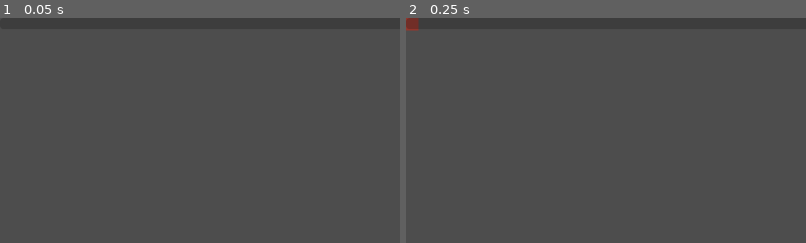
Above: before the commit, frames 1-2 (left to right).
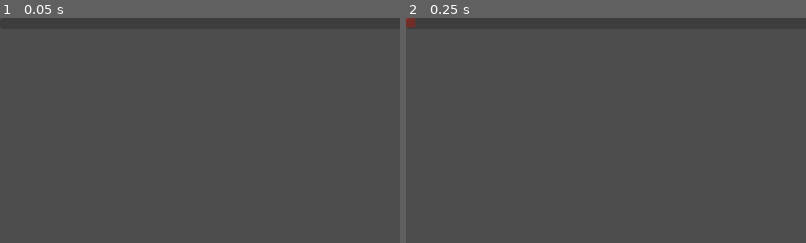
Above: after the commit, the same moments.

Repository: storyoftime66/ColorSurvivor
Game: Godot game, scene res://weapons/blood_stains/blood_stains.tscn
Same seed, same stepped clock (60 frames per second), same inputs: the game is played once before the commit and once after it. This scene is started directly instead of the project's main scene. The engine's default icon, where the game draws it, is replaced by a stand-in: a white triangle on a blue panel in a dark square.
Inputs:
- Up to frame 1 (0.05 s): no input
- Up to frame 2 (0.25 s): no input
The pictures show only the part of the screen within x 0-50%, y 0-50%; the shares and areas given below are measured in that part.

Frame 1 is identical in both runs. In frame 2, 0.1% of the frame differs, in the area x 0-4%, y 0-6%.
Error in both runs: Compile Error: Identifier not found: velocity (res://characters/player/player_character.gd:43)

Commit message:
血迹武器添加升级信息

Diff:
--- a/characters/enemies/base_enemy.gd
+++ b/characters/enemies/base_enemy.gd
@@ -2,7 +2,7 @@
 # 敌人基类
 
 @export var attack_damage: float = 5.0			## 攻击伤害
-@export var xp_amount: float = 1.0		## 经验值
+@export var xp_amount: float = 5.0		## 经验值
 
 @onready var attack_timer := $AttackTimer as Timer
 @onready var character_comp := $CharacterComponent as CharacterComponent
--- a/characters/enemies/base_enemy.tscn
+++ b/characters/enemies/base_enemy.tscn
@@ -33,7 +33,7 @@
 autostart = true
 
 [node name="CharacterComponent" parent="." instance=ExtResource("2_oy8y4")]
-max_health = 50.0
+max_health = 10.0
 
 [connection signal="body_entered" from="AttackRange" to="." method="_on_AttackRange_body_entered"]
 [connection signal="body_exited" from="AttackRange" to="." method="_on_AttackRange_body_exited"]
--- /dev/null
+++ b/characters/enemies/rect_enemy/rect_enemy.gd
@@ -0,0 +1,2 @@
+class_name RectEnemy extends BaseEnemy
+# 方形敌人
--- /dev/null
+++ b/characters/enemies/rect_enemy/rect_enemy.tscn
@@ -0,0 +1,10 @@
+[gd_scene load_steps=3 format=3 uid="uid://bsk3rqhoy3bxy"]
+
+[ext_resource type="PackedScene" uid="uid://52hu2acvry6v" path="res://characters/enemies/base_enemy.tscn" id="1_g8nq7"]
+[ext_resource type="Script" path="res://characters/enemies/rect_enemy/rect_enemy.gd" id="2_mdtrd"]
+
+[node name="Enemy" instance=ExtResource("1_g8nq7")]
+script = ExtResource("2_mdtrd")
+
+[node name="MovementTimer" parent="." index="3"]
+process_callback = 0
--- a/characters/player/player_character.gd
+++ b/characters/player/player_character.gd
@@ -66,5 +66,5 @@
 	var weapon_list = PlayerManager.weapon_list.duplicate()
 #	weapon_list.shuffle()
 #	item_page.item_scenes = weapon_list.slice(0, 3)
-	item_page.item_scenes = [load("res://weapons/fuel_drop/fuel_drop.tscn"),]
+	item_page.item_scenes = [load("res://weapons/fuel_drop/fuel_drop.tscn"), load("res://weapons/blood_stains/blood_stains.tscn")]
 	HUD.add_child(item_page)
--- a/components/item_component/item_component.gd
+++ b/components/item_component/item_component.gd
@@ -6,5 +6,4 @@
 @export_group("Item Properties")
 @export var item_name : String			## 道具名称
 @export var item_icon : Texture2D		## 道具图标
-@export var description : String		## 道具效果描述(废弃)
 @export var leveled_descriptions : Array[String]	## 每一级的道具描述
--- a/weapons/base_weapon.tscn
+++ b/weapons/base_weapon.tscn
@@ -15,7 +15,6 @@
 [node name="ItemComponent" parent="." instance=ExtResource("2_behqf")]
 item_name = "基础武器"
 item_icon = ExtResource("3_cx3rt")
-description = "基础武器描述"
 
 [connection signal="timeout" from="ShootingTimer" to="." method="shoot"]
 [connection signal="timeout" from="ShootingIntervalTimer" to="." method="shoot_single_projectile"]
--- a/weapons/blood_stains/blood_stain_projectile.gd
+++ b/weapons/blood_stains/blood_stain_projectile.gd
@@ -5,12 +5,21 @@
 var enemies_on_stain : Array[BaseEnemy] = []		## 在这块血迹上的敌人
 var weapon : BloodStains							## 武器对象
 
-@onready var collision := $CollisionShape2D as CollisionShape2D
+@onready var collision_shape := $CollisionShape2D.shape as RectangleShape2D
+@onready var polygon := $Polygon2D as Polygon2D
 
 
 func _ready():
 	super._ready()
-	self.set_physics_process(false)
+	set_physics_process(false)
+	collision_shape.size = Vector2(area * 2.0, area * 2.0)
+	polygon.polygon = PackedVector2Array([
+		Vector2(area, area),
+		Vector2(-area, area),
+		Vector2(-area, -area),
+		Vector2(area, -area),
+	])
+
 
 func _on_hit(body):
 	var enemy = body as BaseEnemy
--- a/weapons/blood_stains/blood_stains.gd
+++ b/weapons/blood_stains/blood_stains.gd
@@ -6,9 +6,24 @@
 # 在血迹上的敌人，格式为Dictionary[Enemy, int]，表示敌人与敌人所处于的血迹计数
 var enemies_on_stains: Dictionary = {}
 
+const DAMAGE_INTERVAL = 1.0
+
+# 武器升级所增加的基础属性增量
+# 例：从1级升到2级会添加attribute_delta_list[1]描述的属性增量
+var attribute_upgrade_deltas : Array[Dictionary] = [
+	{},														# level 0[invalid]
+	{"damage": Attribute.new(3.0)},							# level 1
+	{"area": Attribute.new(5.0)},							# level 2
+	{"damage": Attribute.new(7.0)},							# level 3
+	{"area": Attribute.new(5.0)},							# level 4
+	{"duration": Attribute.new(1.0)},						# level 5
+	{"area": Attribute.new(5.0)},							# level 6
+	{"duration": Attribute.new(1.0)},						# level 7
+]
+
 func _ready():
 	super._ready()
-	shooting_timer.start(0.5)
+	shooting_timer.start(DAMAGE_INTERVAL)  # 1s造成一次伤害
 	shooting_interval_timer.wait_time = attributes["cooldown"].value
 	shooting_interval_timer.one_shot = false
 	shooting_interval_timer.start()
@@ -24,7 +39,7 @@
 			PlayerManager.spawn_damage_number(enemy.global_position, actual_damage)
 			if enemy.character_comp.dead:
 				enemies_on_stains.erase(enemy)
-	shooting_timer.start(0.5)
+	shooting_timer.start(DAMAGE_INTERVAL)
 
 # [override] 生成一块血迹
 func shoot_single_projectile() -> void:
@@ -35,3 +50,12 @@
 	var projectile = super.create_projectile()
 	projectile.weapon = self
 	return projectile
+
+# [override] 武器升级
+func upgrade() -> void:
+	if level >= attribute_upgrade_deltas.size():
+		return
+	for key in attribute_upgrade_deltas[level].keys():
+		weapon_attributes[key].apply_modifier(attribute_upgrade_deltas[level][key])
+		apply_player_bonus(key)
+	level += 1
--- a/weapons/blood_stains/blood_stains.tscn
+++ b/weapons/blood_stains/blood_stains.tscn
@@ -8,5 +8,10 @@
 script = ExtResource("2_1ub15")
 projectile_scene = ExtResource("3_c5dj0")
 damage = 5.0
+area = 15.0
+duration = 1.0
 cooldown = 0.2
 impact = 0.0
+
+[node name="ItemComponent" parent="." index="2"]
+leveled_descriptions = Array[String](["在走过的地面留下血迹，对血迹上的敌人持续造成伤害", "血迹造成伤害增加3", "血迹大小增加5", "血迹造成伤害增加7", "血迹大小增加5", "血迹持续时间延长1秒", "血迹大小增加5", "血迹持续时间延长1秒"])
